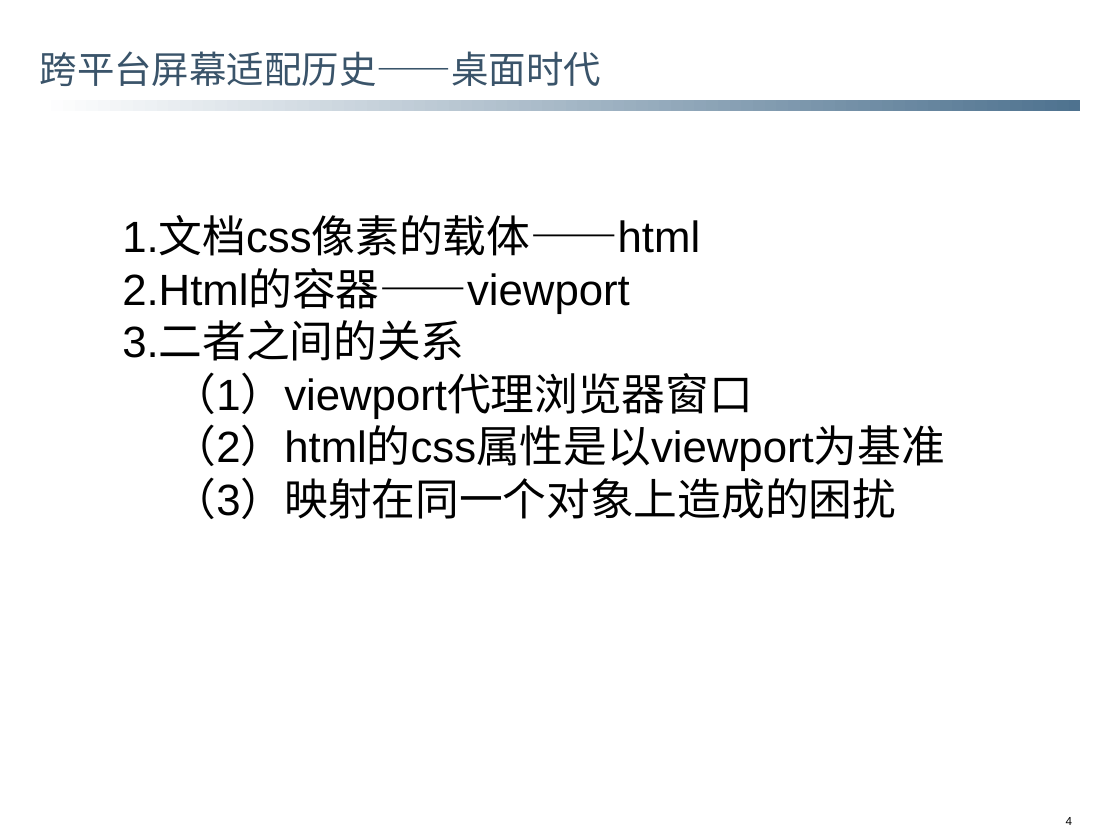
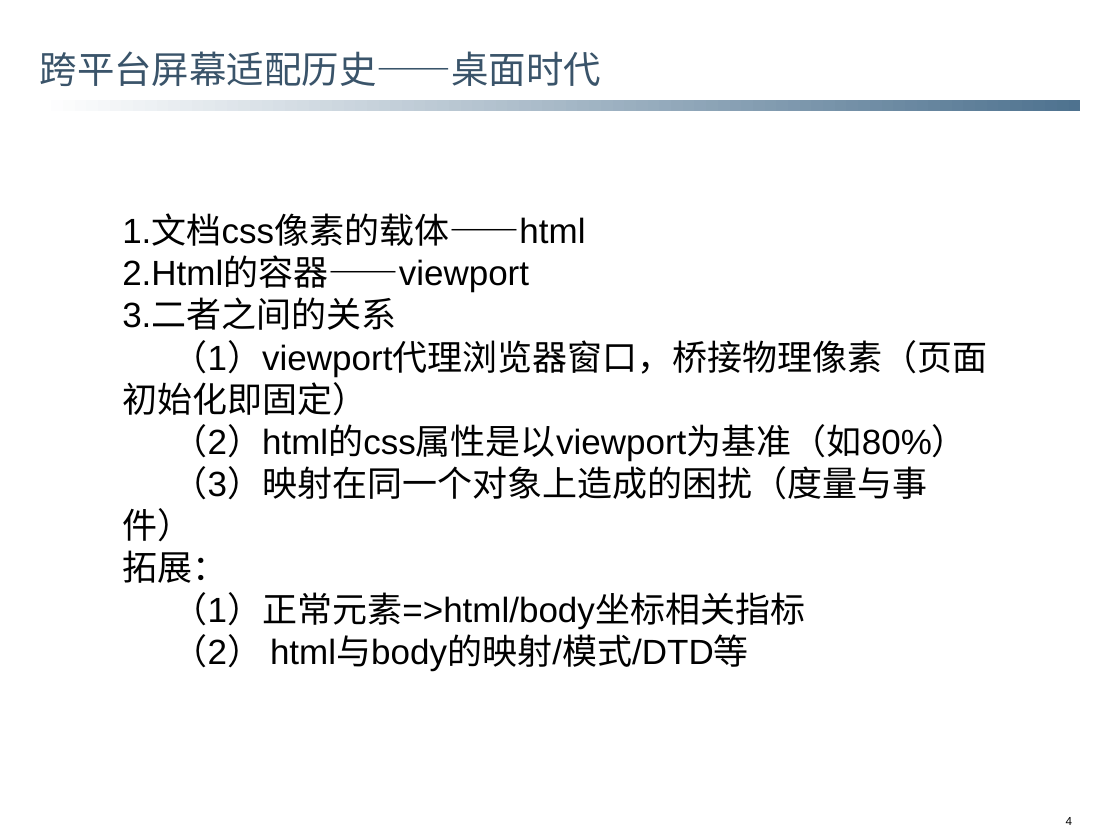
Before and after one commit to snailDu/blog, a slide deck: slide 4 of 技术分享/跨平台屏幕适配原理.pptx. Drawn at 1120x840 pixels with LibreOffice and Linux fonts; fonts in the diff are those of the drawing; background and template pictures are left out. Boxes give left, top, right and bottom in pixels: in the first picture for what was removed or moved away, otherwise in the second. Text is boxed around its words. In the diff, an @@ line names an element or a change of style, - is before the commit and + after.

```diff
--- a/技术分享/跨平台屏幕适配原理.pptx
+++ b/技术分享/跨平台屏幕适配原理.pptx
@@ text at <box>122,215,585,330</box>: size 40 to 32 pt in "1.文档css像素的载体——html", "2.Html的容器——viewport", "3.二者之间的关系" @@
@@ text at <box>122,340,988,630</box>: text changed; size 40 to 32 pt @@
-（1）viewport代理浏览器窗口
-（2）html的css属性是以viewport为基准
-（3）映射在同一个对象上造成的困扰
+（1）viewport代理浏览器窗口，桥接物理像素（页面初始化即固定）
+（2）html的css属性是以viewport为基准（如80%）
+（3）映射在同一个对象上造成的困扰（度量与事件）
+拓展：
+（1）正常元素=>html/body坐标相关指标
+（2） html与body的映射/模式/DTD等
```
Also in this commit, not shown: 3 other slides changed, 3 slides added.
